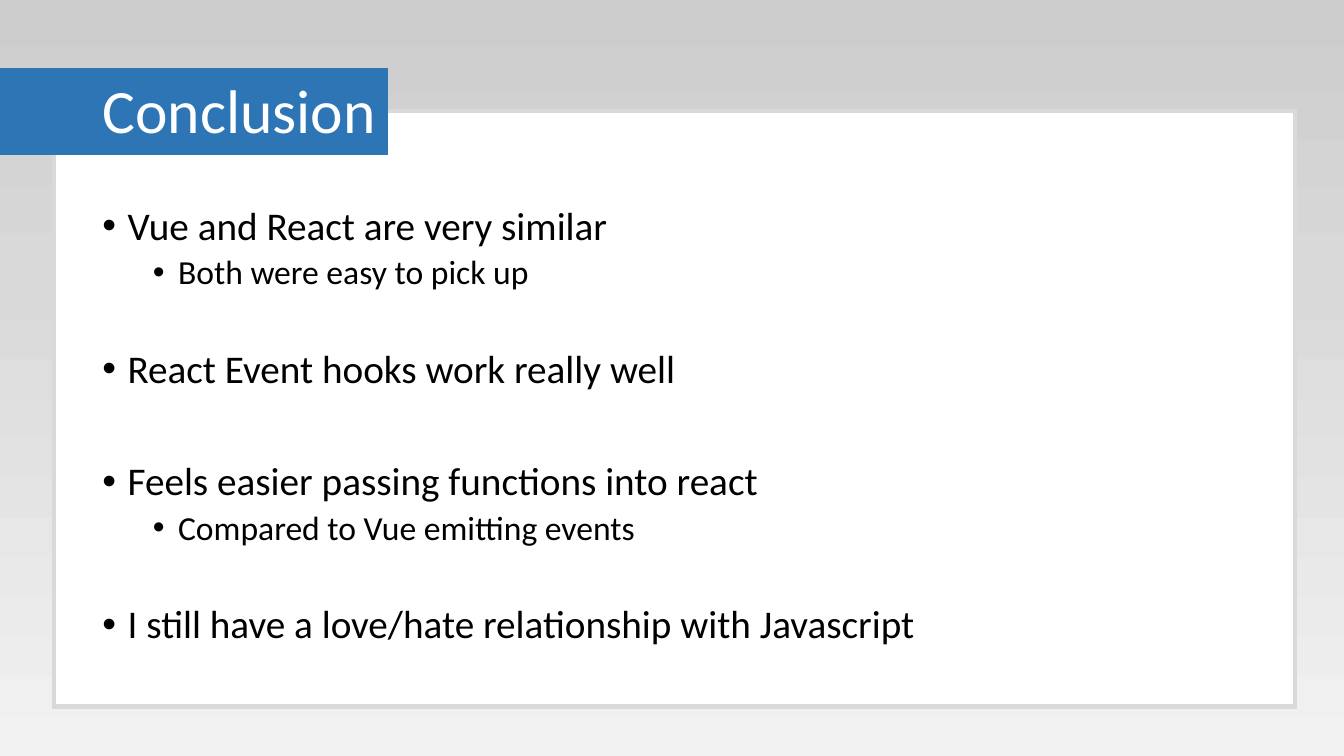
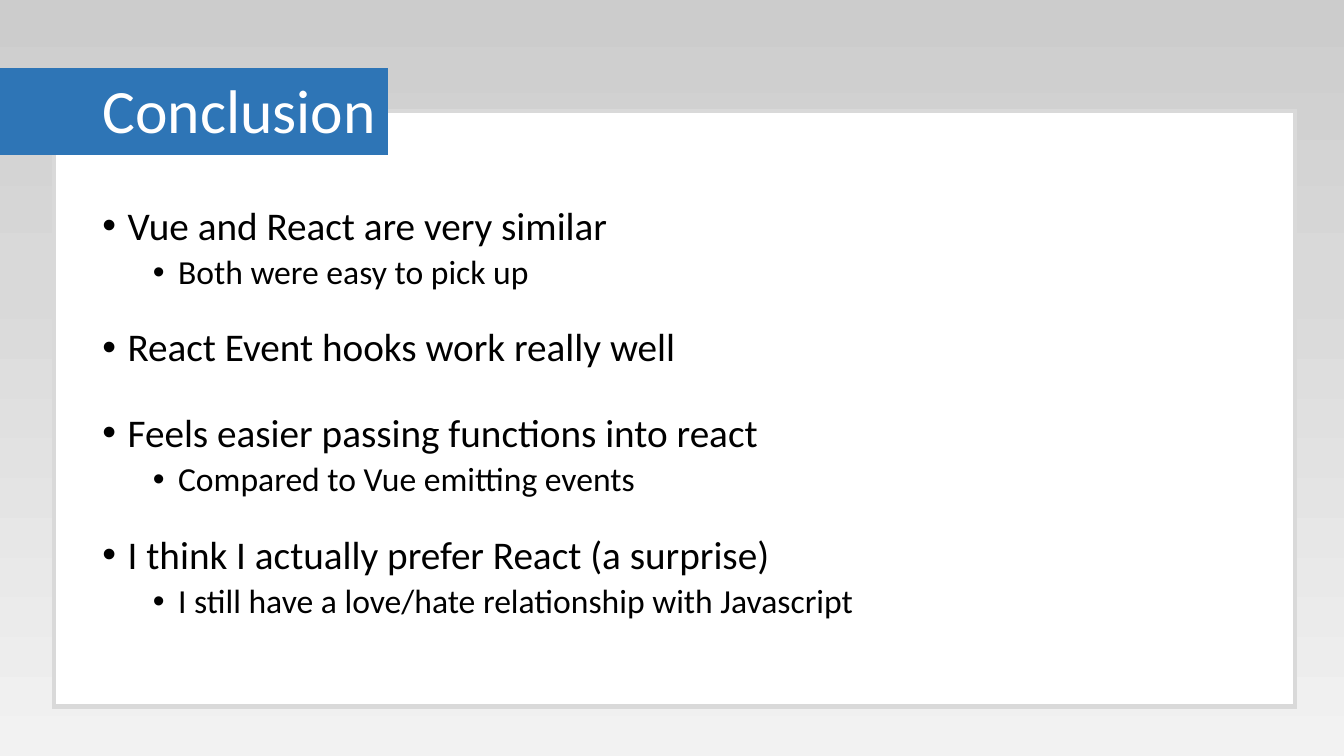
Before and after one commit to Paul-Hadfield/GameOfLife-Talk, a slide deck: slide 46 of Game Of Life Presentation.pptx (slide 27 before the commit). Drawn at 1344x756 pixels with LibreOffice and Linux fonts; fonts in the diff are those of the drawing. Boxes give left, top, right and bottom in pixels: in the first picture for what was removed or moved away, otherwise in the second. Text is boxed around its words. In the diff, an @@ line names an element or a change of style, - is before the commit and + after.

```diff
--- a/Game Of Life Presentation.pptx
+++ b/Game Of Life Presentation.pptx
@@ text at (x1=128, y1=540, x2=769, y2=576): paragraph added @@
+• I think I actually prefer React (a surprise)
@@ text at (x1=178, y1=589, x2=852, y2=619): size 28 to 24 pt in "I still have a love/hate relationship with ..."; list level 1 to 2 in "I still have a love/hate ..." @@
```
Also in this commit, not shown: 8 other slides changed, 19 slides added, 1 slide removed.
